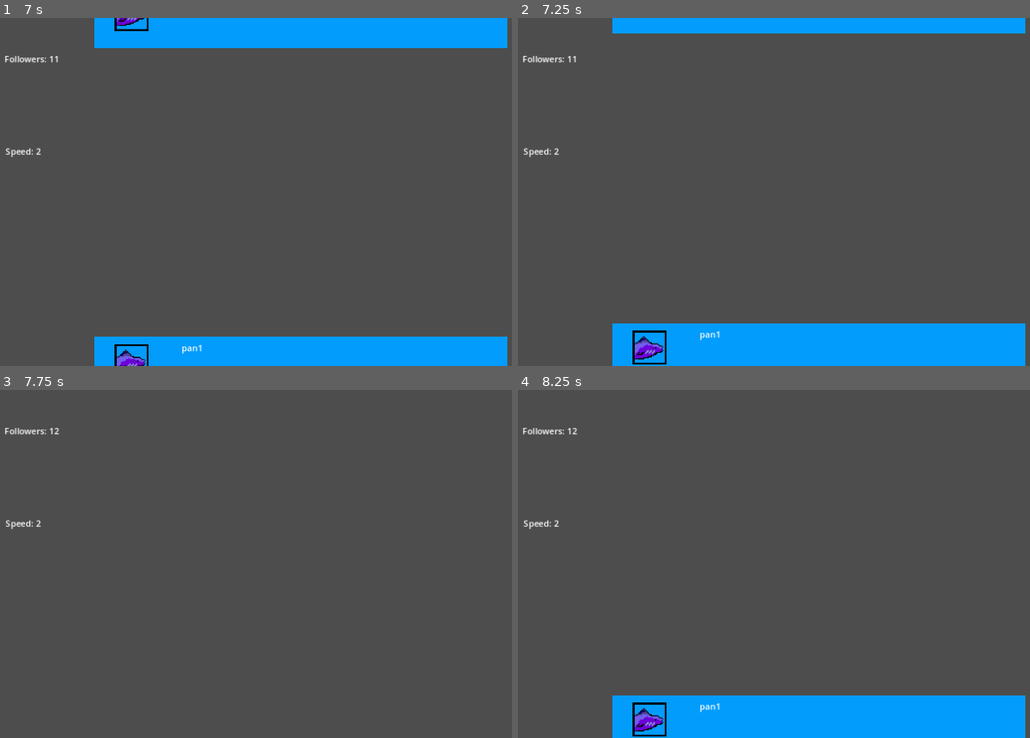
Above: before the commit, frames 1-4 (two rows, left to right).
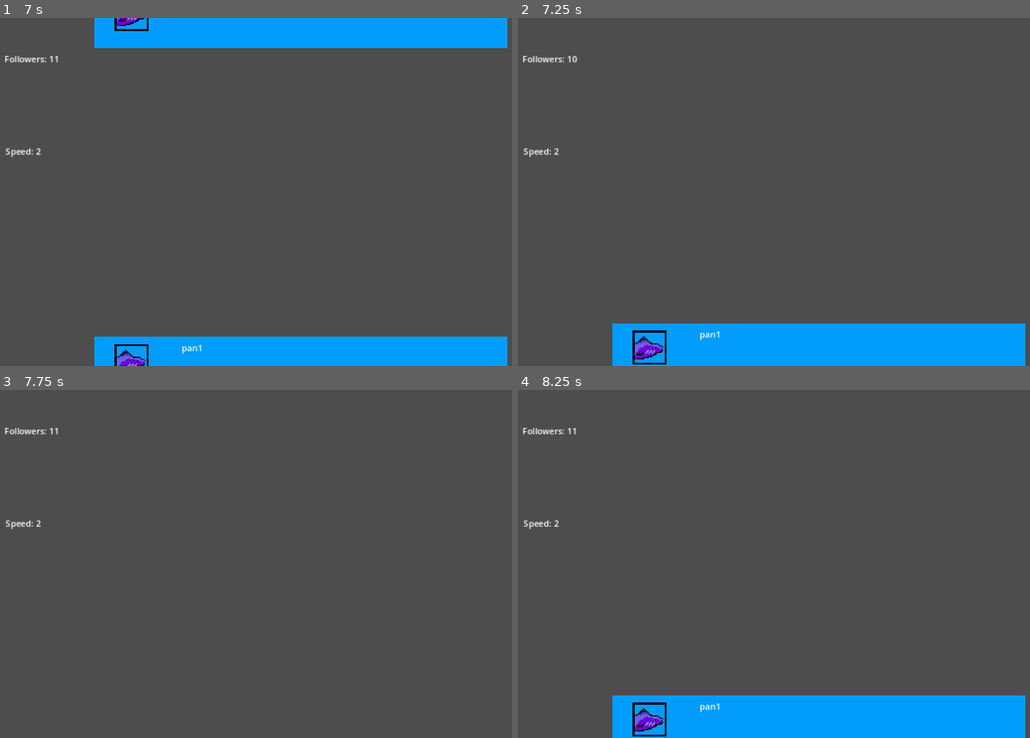
Above: after the commit, the same moments.

Repository: SuperchupuDev/fishtwt
Game: Godot game, scene res://main.tscn
Same seed, same stepped clock (60 frames per second), same inputs: the game is played once before the commit and once after it.
Inputs (mouse positions are in pixels of both pictures, inside the frame that each line leads up to):
- Up to frame 1 (7 s): move the mouse to (302, 122) at 0.52 s; click (302, 122) at 0.67 s; move the mouse to (302, 219) at 1.27 s; click (302, 219) at 1.42 s; move the mouse to (363, 115) at 2.02 s; click (363, 115) at 2.17 s; move the mouse to (302, 324) at 2.77 s; click (302, 324) at 2.92 s; move the mouse to (302, 338) at 3.52 s; click (302, 338) at 3.67 s; move the mouse to (302, 352) at 4.27 s; click (302, 352) at 4.42 s; move the mouse to (332, 192) at 5.02 s; click (332, 192) at 5.17 s; move the mouse to (302, 324) at 5.77 s; click (302, 324) at 5.92 s; move the mouse to (302, 338) at 6.52 s; click (302, 338) at 6.67 s
- Up to frame 2 (7.25 s): no input
- Up to frame 3 (7.75 s): move the mouse to (302, 724) at 7.27 s; click (302, 724) at 7.42 s
- Up to frame 4 (8.25 s): move the mouse to (881, 487) at 8.02 s; click (881, 487) at 8.17 s

Frame 1 is identical in both runs. In frame 2, 3.6% of the frame differs, in the area x 10-100%, y 0-13%; in frame 3, less than 0.1%; in frame 4, less than 0.1%.

Commit message:
die on screen exit

Diff:
--- a/enemyplaceholder.gd
+++ b/enemyplaceholder.gd
@@ -14,6 +14,11 @@
 	label = get_node("Label")
 	label.text = messages[type][randi() % 2]
 
+func _on_visible_on_screen_notifier_2d_screen_exited():
+	if Global.points > 0:
+		Global.points -= 1
+	print("i died")
+	queue_free()
 
 # Called every frame. 'delta' is the elapsed time since the previous frame.
 func _process(_delta: float) -> void:
--- a/enemyplaceholder.tscn
+++ b/enemyplaceholder.tscn
@@ -32,3 +32,7 @@
 offset_right = 311.0
 offset_bottom = 43.0
 text = "Mamawebo digo glugluglu"
+
+[node name="VisibleOnScreenNotifier2D" type="VisibleOnScreenNotifier2D" parent="."]
+
+[connection signal="screen_exited" from="VisibleOnScreenNotifier2D" to="." method="_on_visible_on_screen_notifier_2d_screen_exited"]
